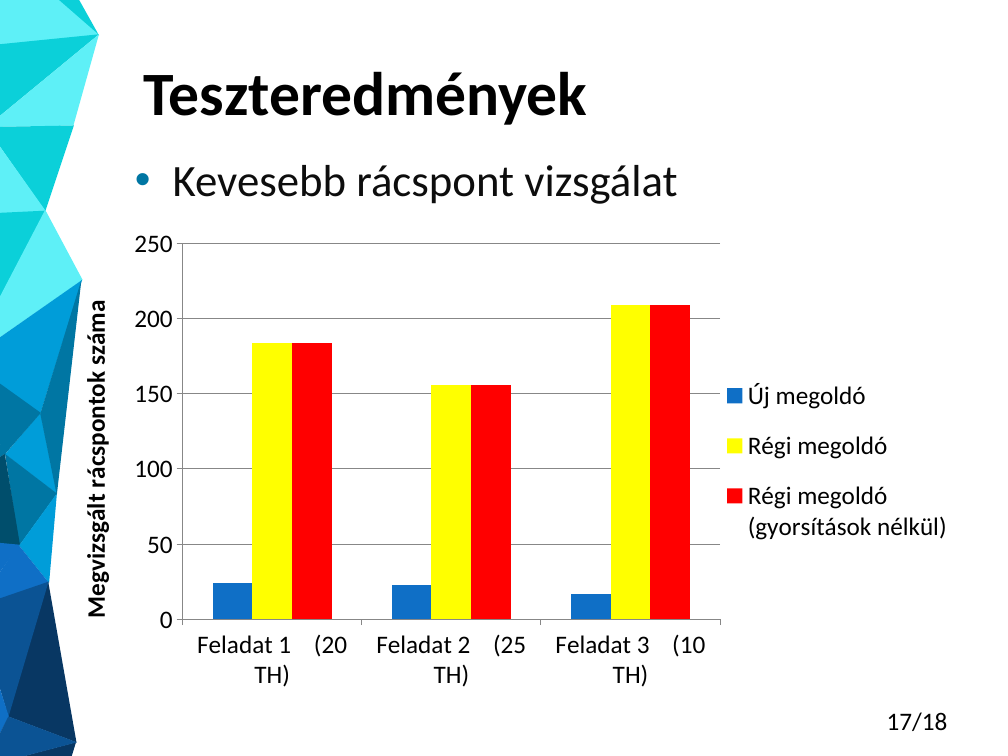
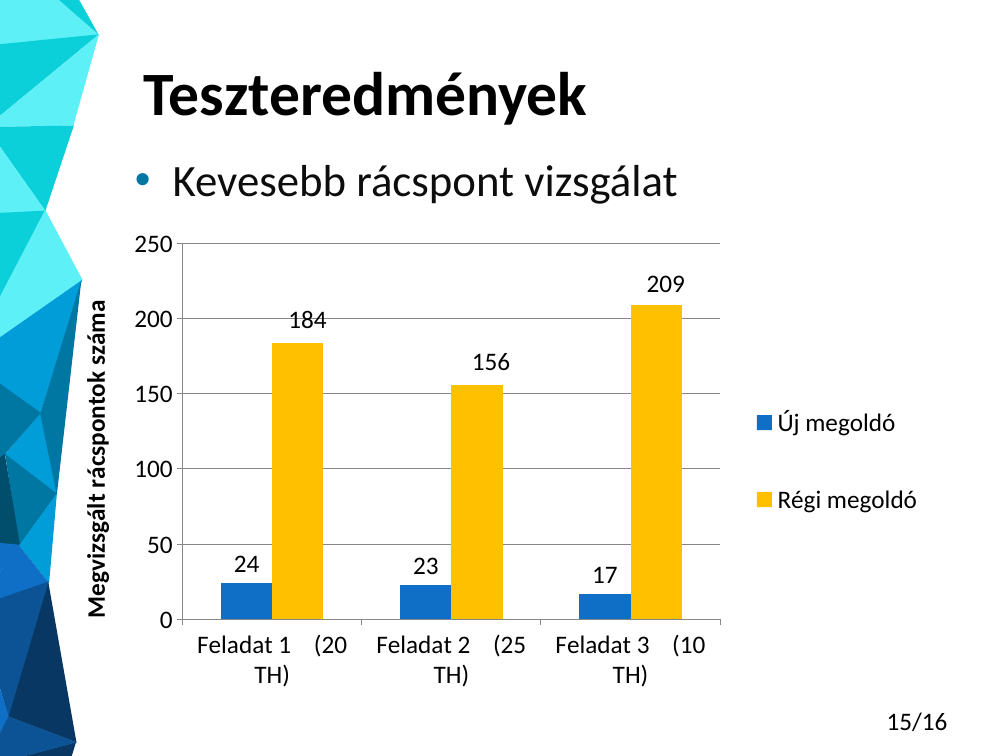
Before and after one commit to Gergo1912/Szakdolgozat, a slide deck: slide 15 of Molnar_Gergo_TDK_eloadas.pptx (slide 17 before the commit). Drawn at 1008x756 pixels with LibreOffice and Linux fonts; fonts in the diff are those of the drawing. Boxes give left, top, right and bottom in pixels: in the first picture for what was removed or moved away, otherwise in the second. Text is boxed around its words. In the diff, an @@ line names an element or a change of style, - is before the commit and + after.

```diff
--- a/Molnar_Gergo_TDK_eloadas.pptx
+++ b/Molnar_Gergo_TDK_eloadas.pptx
@@ column chart at <box>62,222,970,703</box> @@
@@ data labels of Új megoldó added @@
@@ colour of Régi megoldó #FFFF00 to #FFC000 @@
@@ data labels of Régi megoldó added @@
-Régi megoldó (gyorsítások nélkül): 184, 156, 209
@@ page number at <box>887,712,948,731</box>: text changed @@
-17/18
+15/16
```
Also in this commit, not shown: 8 other slides changed, 2 slides removed, 1 other file.
